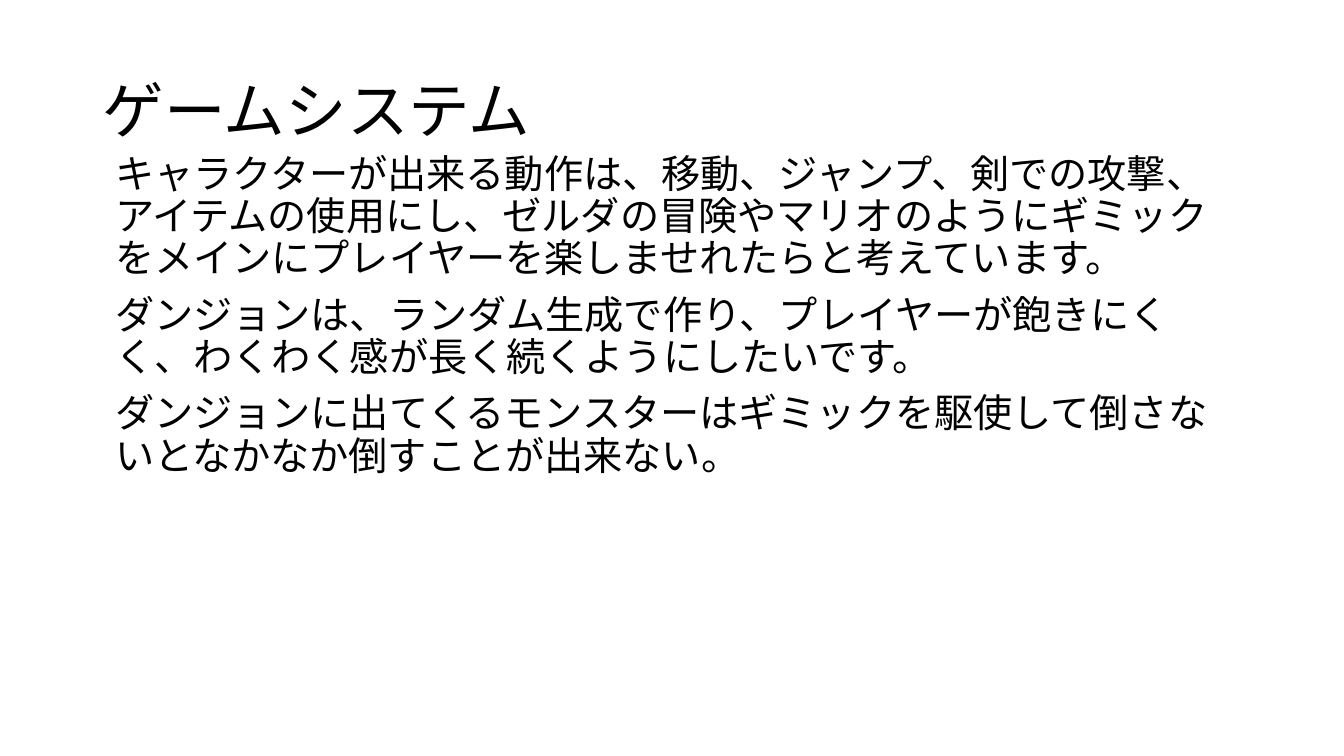
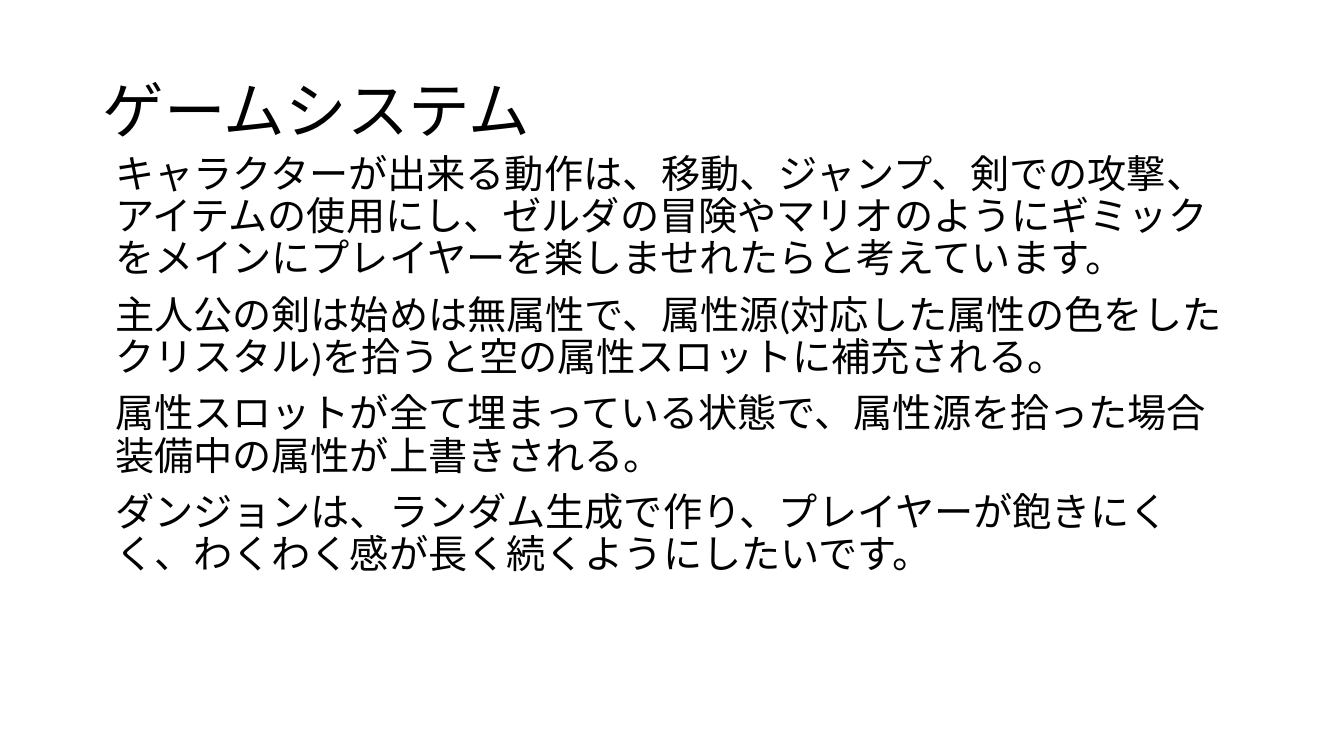
Before and after one commit to 2023Game/07Nakamoto, a slide deck: slide 7 of 3年後期/企画/ゲーム企画書5_提出 .pptx (slide 6 before the commit). Drawn at 1344x756 pixels with LibreOffice and Linux fonts; fonts in the diff are those of the drawing. Boxes give left, top, right and bottom in pixels: in the first picture for what was removed or moved away, otherwise in the second. Text is boxed around its words. In the diff, an @@ line names an element or a change of style, - is before the commit and + after.

Commit message:
ゲーム案の更新

```diff
--- a/3年後期/企画/ゲーム企画書5_提出 .pptx
+++ b/3年後期/企画/ゲーム企画書5_提出 .pptx
@@ text at (115,296,1221,474): paragraphs added @@
+主人公の剣は始めは無属性で、属性源(対応した属性の色をしたクリスタル)を拾うと空の属性スロットに補充される。
+属性スロットが全て埋まっている状態で、属性源を拾った場合装備中の属性が上書きされる。
@@ text at (115,393,1207,474): paragraph removed @@
-ダンジョンに出てくるモンスターはギミックを駆使して倒さないとなかなか倒すことが出来ない。
```
Also in this commit, not shown: 4 other slides changed, 3 slides added, 2 slides removed, 6 other files.
